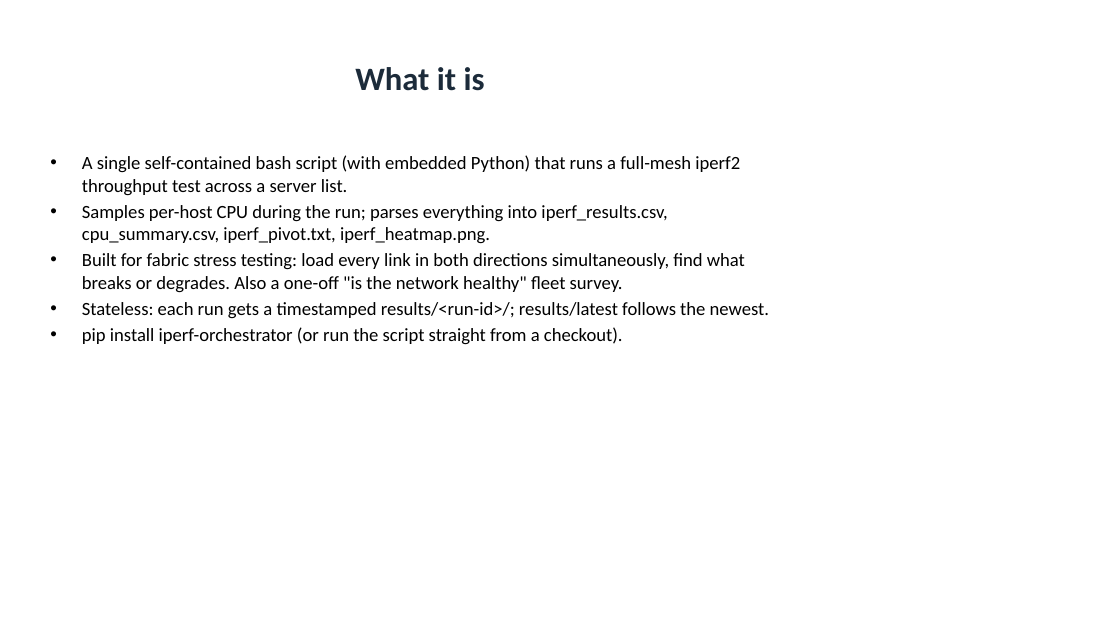
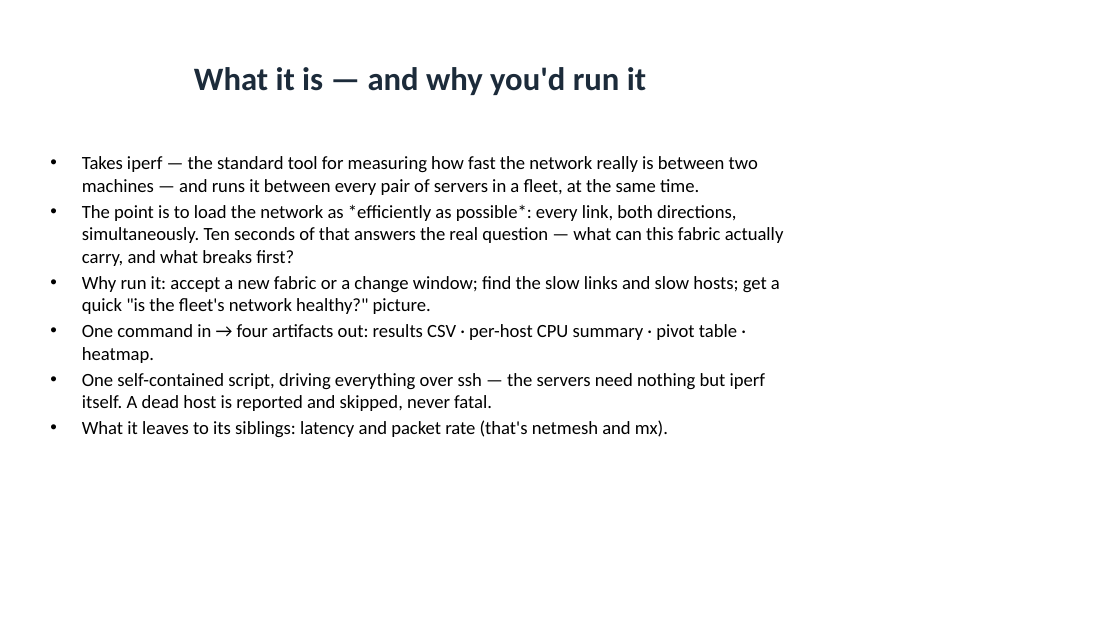
Before and after one commit to MartinGallagher-code/presentations, a slide deck: slide 6 of network-testing/network_testing.pptx. Drawn at 1120x630 pixels with LibreOffice and Linux fonts; fonts in the diff are those of the drawing. Boxes give left, top, right and bottom in pixels: in the first picture for what was removed or moved away, otherwise in the second. Text is boxed around its words. In the diff, an @@ line names an element or a change of style, - is before the commit and + after.

```diff
--- a/network-testing/network_testing.pptx
+++ b/network-testing/network_testing.pptx
@@ title at box(194, 67, 646, 95): text changed @@
-What it is
+What it is — and why you'd run it
@@ text at box(82, 156, 784, 437): text changed @@
-• A single self-contained bash script (with embedded Python) that runs a full-mesh iperf2 throughput test across a server list.
-• Samples per-host CPU during the run; parses everything into iperf_results.csv, cpu_summary.csv, iperf_pivot.txt, iperf_heatmap.png.
-• Built for fabric stress testing: load every link in both directions simultaneously, find what breaks or degrades. Also a one-off "is the network healthy" fleet survey.
-• Stateless: each run gets a timestamped results/<run-id>/; results/latest follows the newest.
-• pip install iperf-orchestrator (or run the script straight from a checkout).
+• Takes iperf — the standard tool for measuring how fast the network really is between two machines — and runs it between every pair of servers in a fleet, at the same time.
+• The point is to load the network as *efficiently as possible*: every link, both directions, simultaneously. Ten seconds of that answers the real question — what can this fabric actually carry, and what breaks first?
+• Why run it: accept a new fabric or a change window; find the slow links and slow hosts; get a quick "is the fleet's network healthy?" picture.
+• One command in → four artifacts out: results CSV · per-host CPU summary · pivot table · heatmap.
+• One self-contained script, driving everything over ssh — the servers need nothing but iperf itself. A dead host is reported and skipped, never fatal.
+• What it leaves to its siblings: latency and packet rate (that's netmesh and mx).
```
Also in this commit, not shown: 10 other slides changed, 17 slides added, 13 slides removed, 2 other files.
